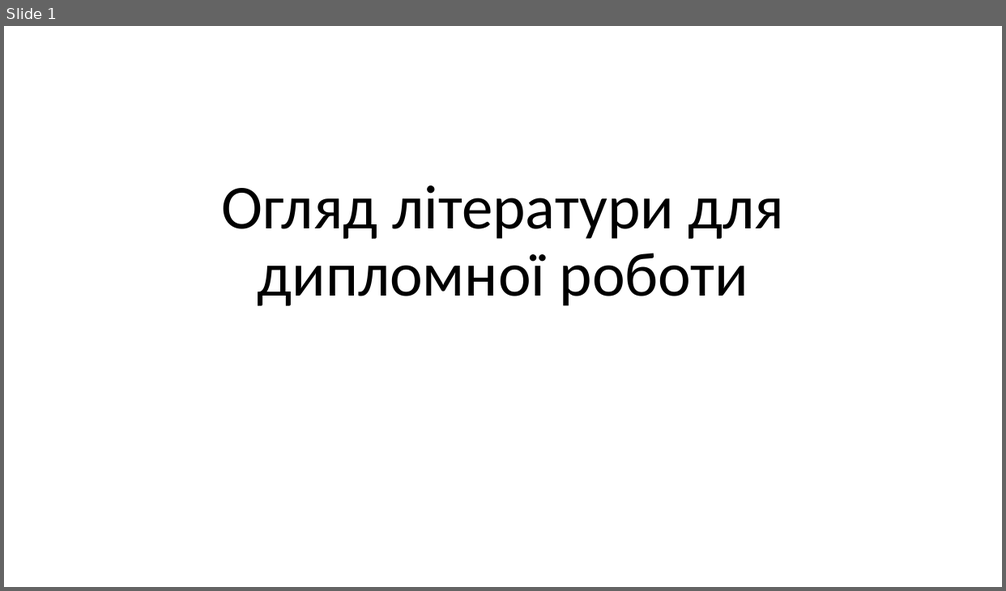
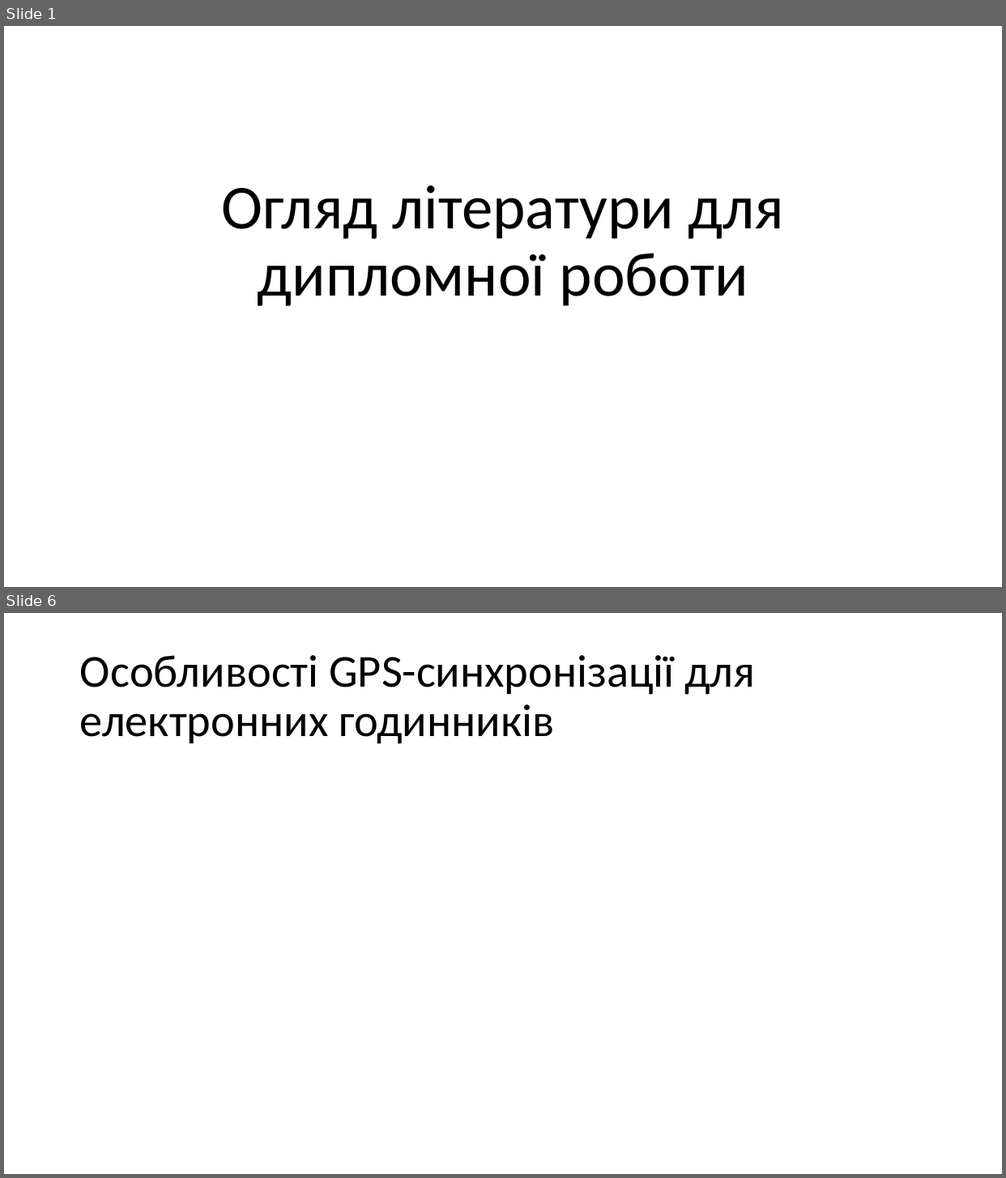
Before and after one commit to Vadym-Havryliuk/University-2, a slide deck: Доповідь 2.pptx. Shown one above the other, each under a label of ours: slide 1 before the commit, slides 1 and 6 after it; the slides between them are not shown. The pictures are 1006x591 and 1006x1178 pixels, drawn with LibreOffice and Linux fonts; fonts in the diff are those of the drawing. Boxes give left, top, right and bottom in pixels: in the first picture for what was removed or moved away, otherwise in the second. Text is boxed around its words. In the diff, an @@ line names an element or a change of style, - is before the commit and + after.

```diff
--- a/Доповідь 2.pptx
+++ b/Доповідь 2.pptx
@@ slide 6 added at [4, 613, 1002, 1174], background #FFFFFF @@
@@ title added at [80, 655, 755, 744], 44 pt, text #000000 @@
+Особливості GPS-синхронізації для електронних годинників
```
Also in this commit, not shown: 9 other slides added, 1 slide removed, 1 other file.
